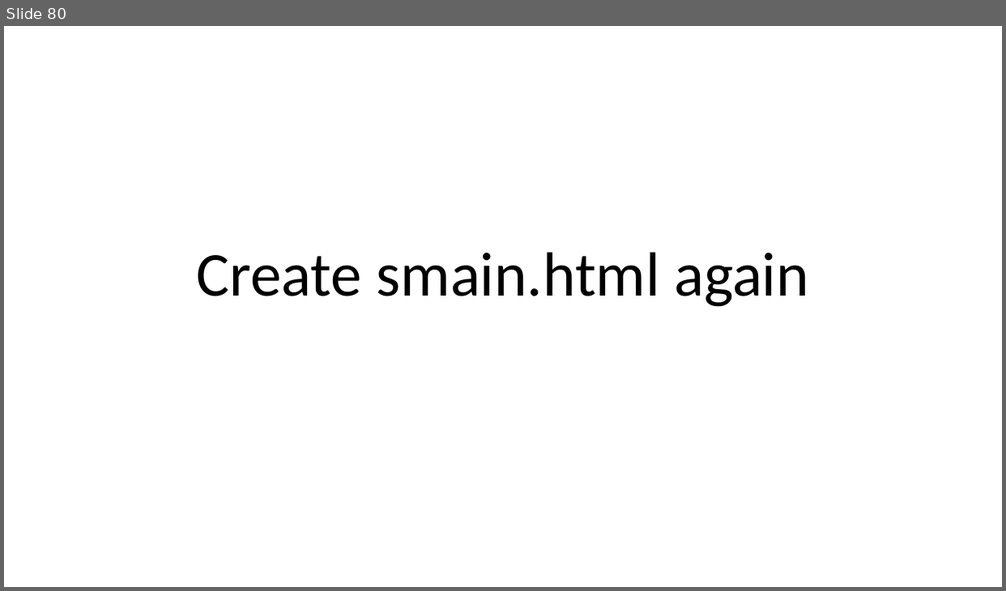
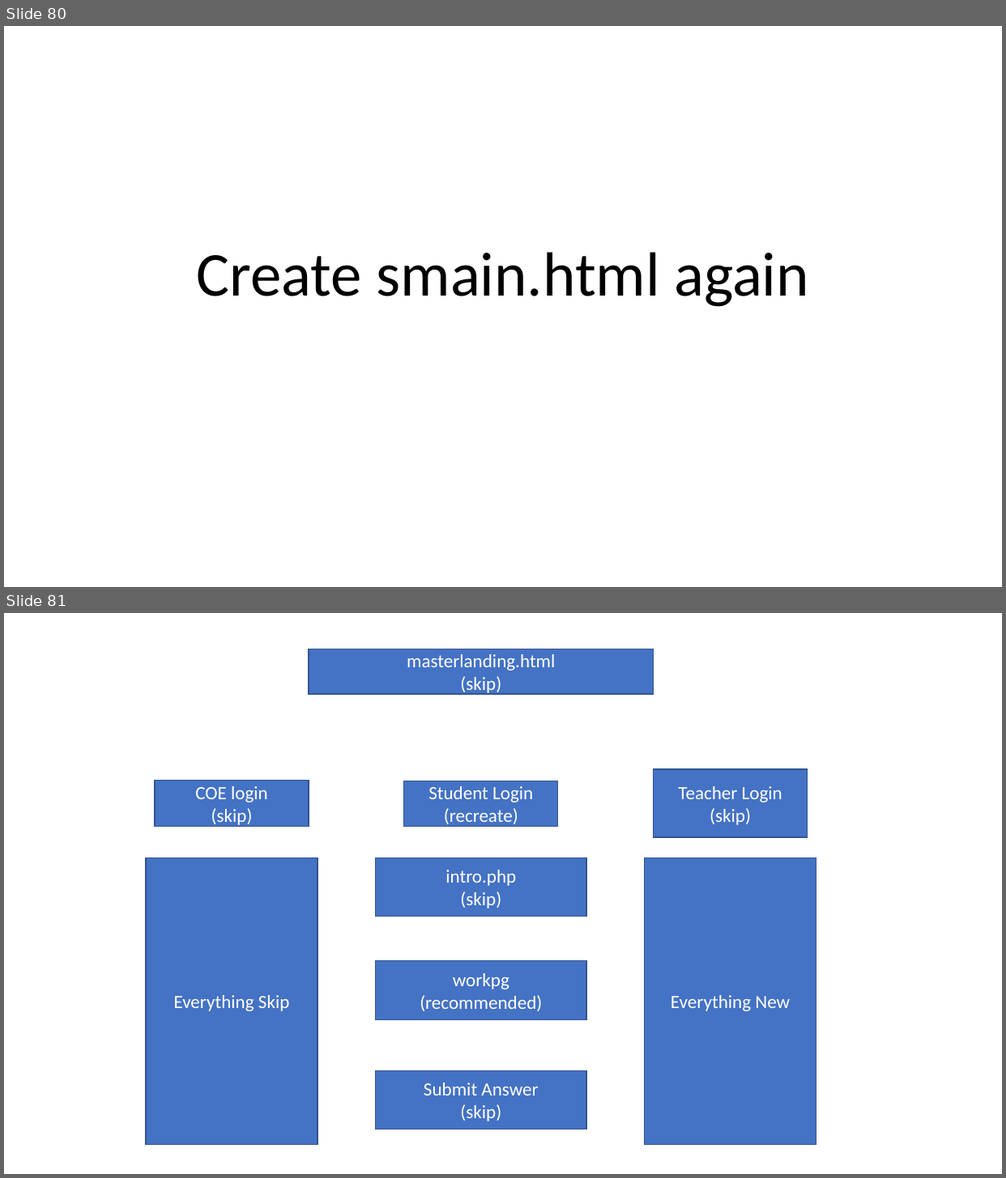
Before and after one commit to aymuos/openCQ, a slide deck: Saranya/OpencqPresentation.pptx. Shown one above the other, each under a label of ours: slide 80 before the commit, slides 80 and 81 after it. The pictures are 1006x591 and 1006x1178 pixels, drawn with LibreOffice and Linux fonts; fonts in the diff are those of the drawing. Boxes give left, top, right and bottom in pixels: in the first picture for what was removed or moved away, otherwise in the second. Text is boxed around its words. In the diff, an @@ line names an element or a change of style, - is before the commit and + after.

```diff
--- a/Saranya/OpencqPresentation.pptx
+++ b/Saranya/OpencqPresentation.pptx
@@ slide 81 added at [4,613,1002,1174], background #FFFFFF @@
@@ rectangle added at [309,649,654,695], fill #4472C4, outline #325491 1 pt, 18 pt, text #FFFFFF @@
+masterlanding.html
+(skip)
@@ rectangle added at [155,781,309,827], fill #4472C4, outline #325491 1 pt, 18 pt, text #FFFFFF @@
+COE login
+(skip)
@@ rectangle added at [404,781,559,827], fill #4472C4, outline #325491 1 pt, 18 pt, text #FFFFFF @@
+Student Login
+(recreate)
@@ rectangle added at [654,769,808,837], fill #4472C4, outline #325491 1 pt, 18 pt, text #FFFFFF @@
+Teacher Login
+(skip)
@@ rectangle added at [146,858,317,1144], fill #4472C4, outline #325491 1 pt, 18 pt, text #FFFFFF @@
+Everything Skip
@@ rectangle added at [375,858,586,917], fill #4472C4, outline #325491 1 pt, 18 pt, text #FFFFFF @@
+intro.php
+(skip)
@@ rectangle added at [645,858,817,1144], fill #4472C4, outline #325491 1 pt, 18 pt, text #FFFFFF @@
+Everything New
@@ rectangle added at [375,961,586,1020], fill #4472C4, outline #325491 1 pt, 18 pt, text #FFFFFF @@
+workpg
+(recommended)
@@ rectangle added at [375,1071,586,1131], fill #4472C4, outline #325491 1 pt, 18 pt, text #FFFFFF @@
+Submit Answer
+(skip)
```
Also in this commit, not shown: 9 other files.
